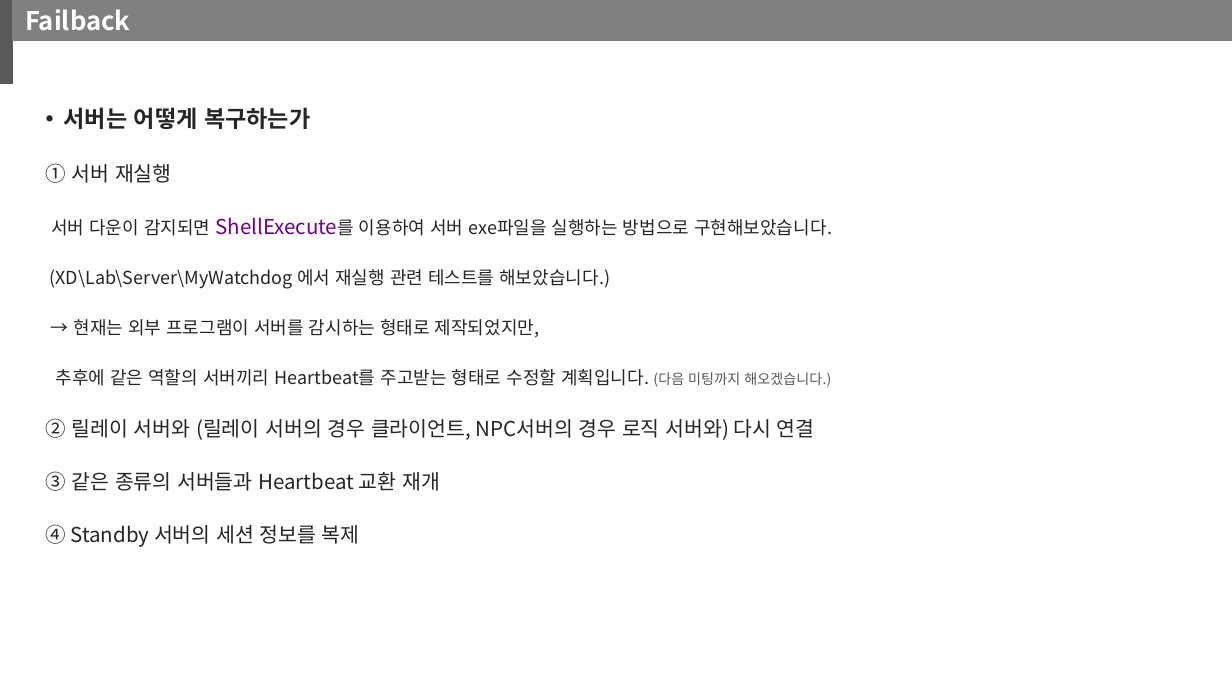
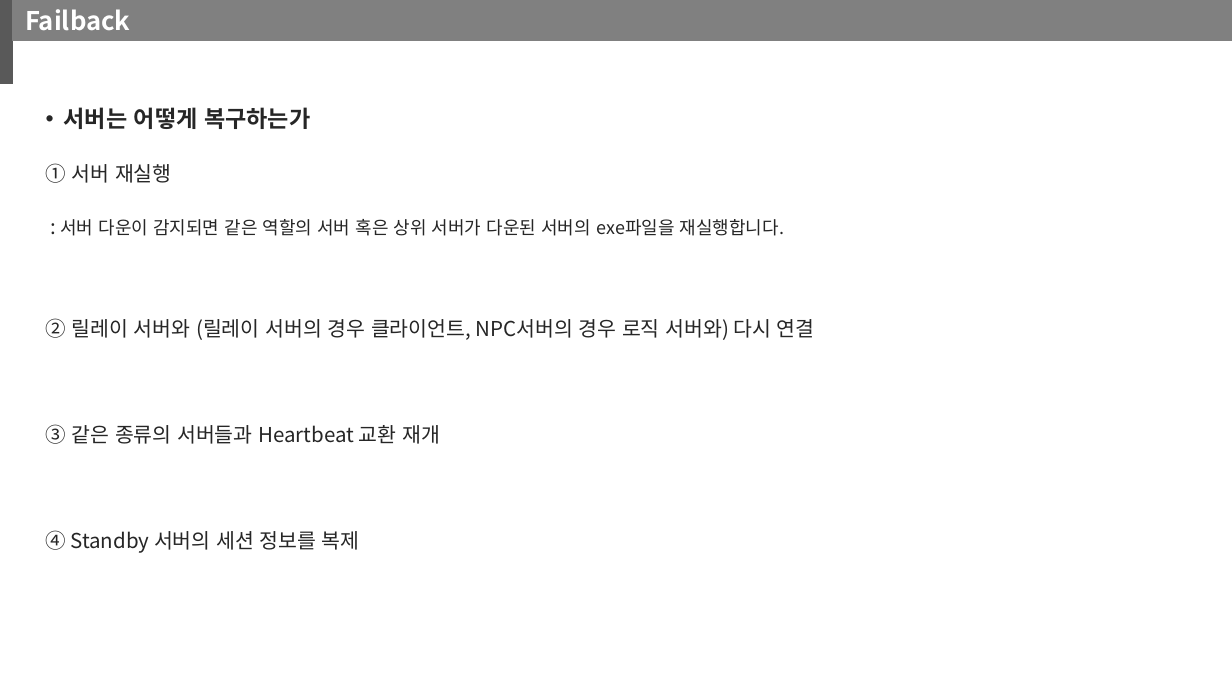
Before and after one commit to kiption/XD, a slide deck: slide 12 of Lab/Server/서버이중화 설계.pptx (slide 11 before the commit). Drawn at 1232x693 pixels with LibreOffice and Linux fonts; fonts in the diff are those of the drawing. Boxes give left, top, right and bottom in pixels: in the first picture for what was removed or moved away, otherwise in the second. Text is boxed around its words. In the diff, an @@ line names an element or a change of style, - is before the commit and + after.

Commit message:
#02-13 HP UI & 격추 연출수정
+ 이중화 설계 시나리오 수정

```diff
--- a/Lab/Server/서버이중화 설계.pptx
+++ b/Lab/Server/서버이중화 설계.pptx
@@ text at [60,219,785,236]: text changed @@
-서버 다운이 감지되면 ShellExecute를 이용하여 서버 exe파일을 실행하는 방법으로 구현해보았습니다.
-(XD\Lab\Server\MyWatchdog 에서 재실행 관련 테스트를 해보았습니다.)
-→ 현재는 외부 프로그램이 서버를 감시하는 형태로 제작되었지만,
-추후에 같은 역할의 서버끼리 Heartbeat를 주고받는 형태로 수정할 계획입니다. (다음 미팅까지 해오겠습니다.)
+: 서버 다운이 감지되면 같은 역할의 서버 혹은 상위 서버가 다운된 서버의 exe파일을 재실행합니다.
```
Also in this commit, not shown: 1 slide added, 11 other files.
